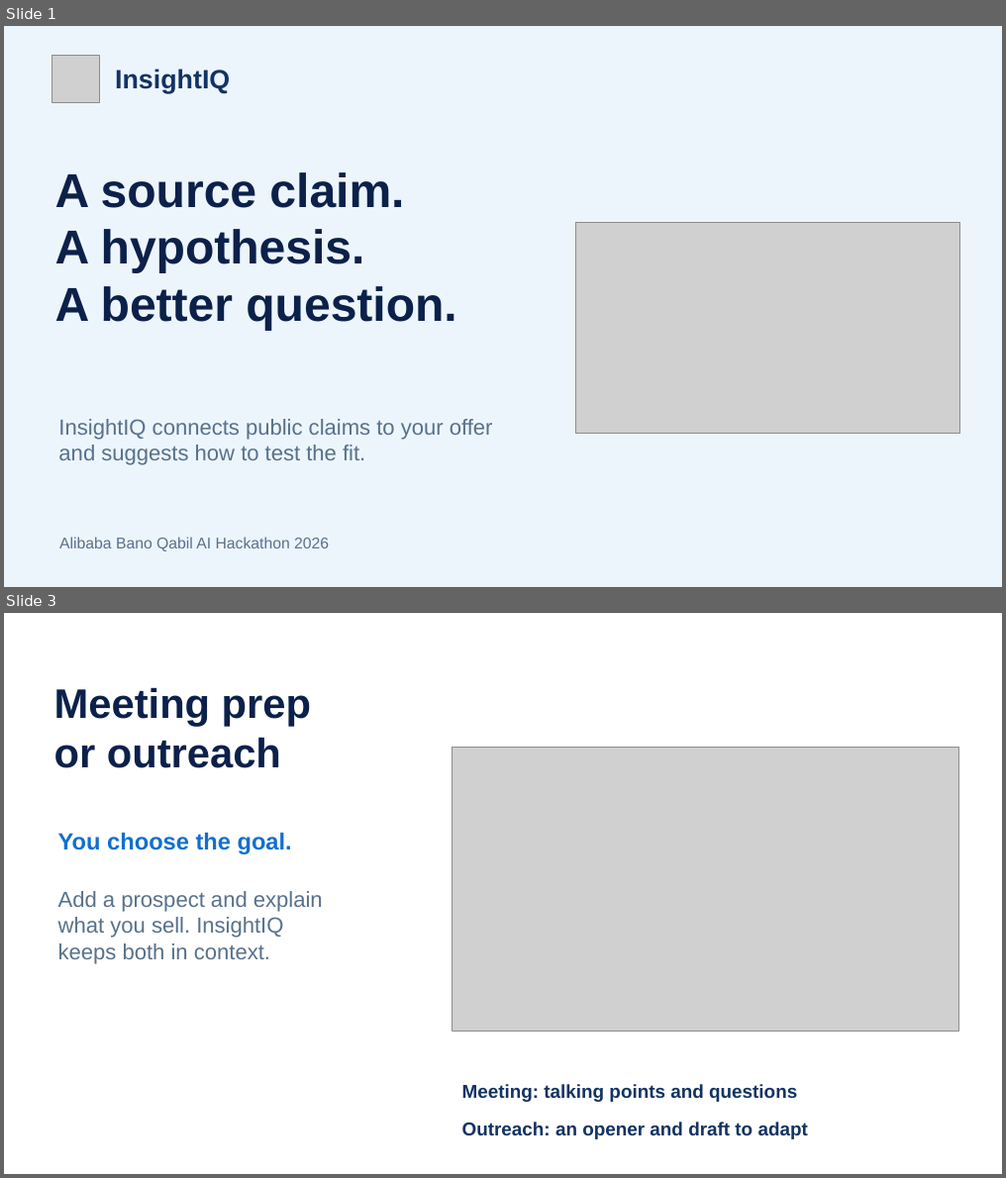
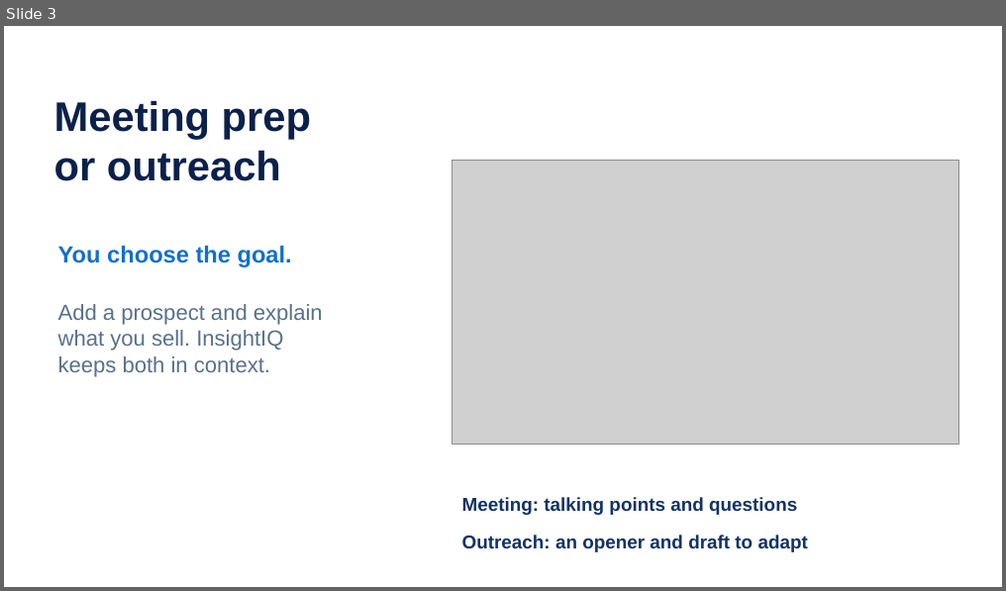
Before and after one commit to afnanahmadtariq/InsightIQ, a slide deck: presentation/InsightIQ-pitch-enhanced.pptx. Shown one above the other, each under a label of ours: slides 1 and 3 before the commit, slide 3 after it; the slides between them are not shown. The pictures are 1006x1178 and 1006x591 pixels, drawn with LibreOffice and Linux fonts; fonts in the diff are those of the drawing; grey boxes stand for pictures. Boxes give left, top, right and bottom in pixels: in the first picture for what was removed or moved away, otherwise in the second. Text is boxed around its words. In the diff, an @@ line names an element or a change of style, - is before the commit and + after.

```diff
--- a/presentation/InsightIQ-pitch-enhanced.pptx
+++ b/presentation/InsightIQ-pitch-enhanced.pptx
@@ slide 1 removed at (4,26,1002,587), background #EDF5FC @@
@@ picture removed at (53,56,99,102) @@
@@ text removed at (115,69,230,93) @@
-InsightIQ
@@ text removed at (55,173,456,331) @@
-A source claim.
-A hypothesis.
-A better question.
@@ picture removed at (576,223,960,434) @@
@@ text removed at (58,419,493,466) @@
-InsightIQ connects public claims to your offer and suggests how to test the fit.
@@ text removed at (59,537,329,552) @@
-Alibaba Bano Qabil AI Hackathon 2026
```
Also in this commit, not shown: 3 slides changed, 3 slides added, 2 other slides removed, 8 other files.
